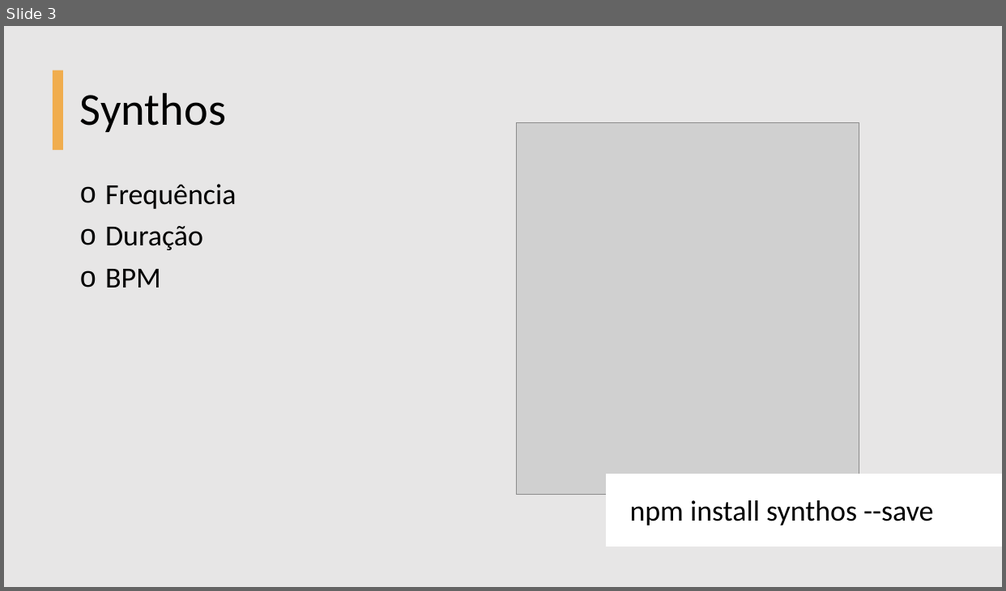
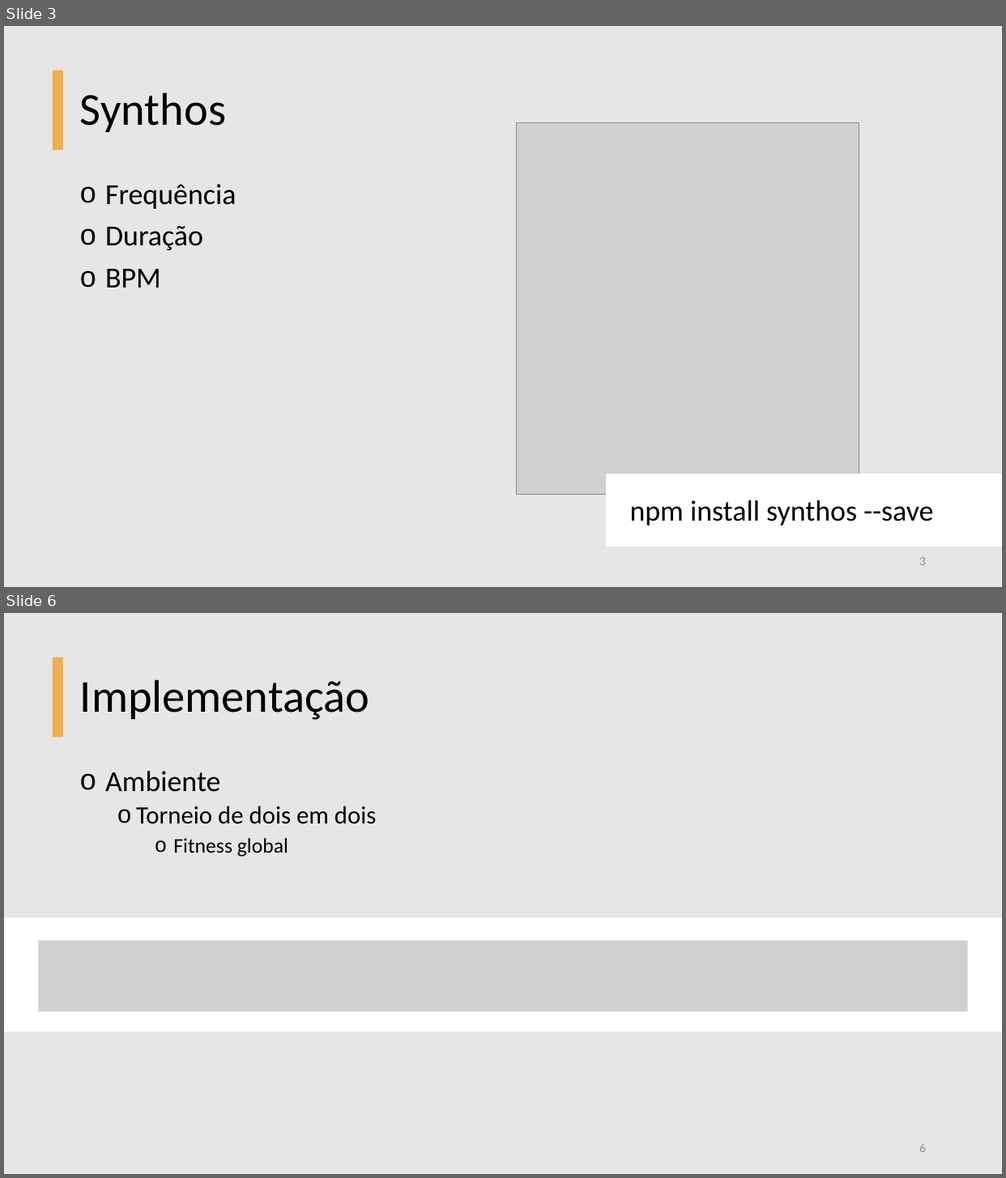
Before and after one commit to BeholderDEV/genetic-music-maker, a slide deck: Genetic Music.pptx. Shown one above the other, each under a label of ours: slide 3 before the commit, slides 3 and 6 after it; the slides between them are not shown. The pictures are 1006x591 and 1006x1178 pixels, drawn with LibreOffice and Linux fonts; fonts in the diff are those of the drawing; grey boxes stand for pictures. Boxes give left, top, right and bottom in pixels: in the first picture for what was removed or moved away, otherwise in the second. Text is boxed around its words. In the diff, an @@ line names an element or a change of style, - is before the commit and + after.

```diff
--- a/Genetic Music.pptx
+++ b/Genetic Music.pptx
@@ slide 6 added at <box>4,613,1002,1174</box>, background #E7E6E6 @@
@@ rectangle added at <box>53,658,63,736</box>, fill #F0AD4E @@
@@ title added at <box>80,679,370,720</box>, 44 pt, text #000000 @@
+Implementação
@@ text added at <box>105,771,377,857</box>, 24 pt, text #000000 @@
+o Ambiente
+  o Torneio de dois em dois
+    o Fitness global
@@ rectangle added at <box>4,918,1002,1032</box>, fill #FFFFFF @@
@@ picture added at <box>39,941,968,1012</box> @@
@@ page number added at <box>919,1144,926,1152</box>, 12 pt, text #8C8C8C @@
+6
@@ slide 3 changed as well @@
@@ page number added at <box>919,557,926,565</box>, 12 pt, text #8C8C8C @@
+3
```
Also in this commit, not shown: 2 other slides changed, 7 other slides added, 2 slides removed.
